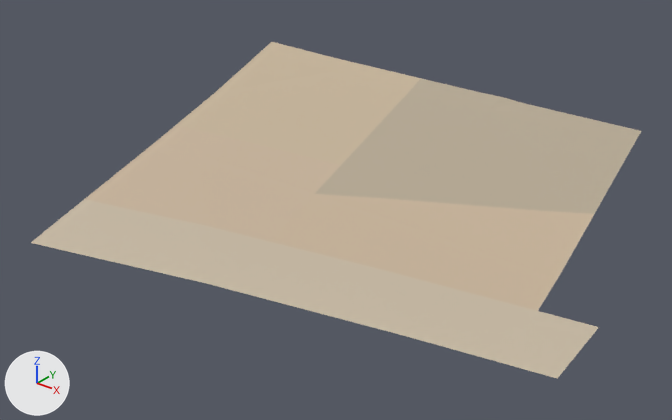
Two versions of the glTF model assets/malta/countryside/farm_2_20_soil.glb, one commit apart.
Before and after are seen from a 50 mm lens placed at (612.0, -312.0, 285.0), pointed at (422.0, -76.0, 139.0). Lighting does not change. The marker at lower left points along +X, +Y and +Z. The older version comes first. Vertices at exactly the same position are counted once.

Objects in the first picture: 'geometry_0'.
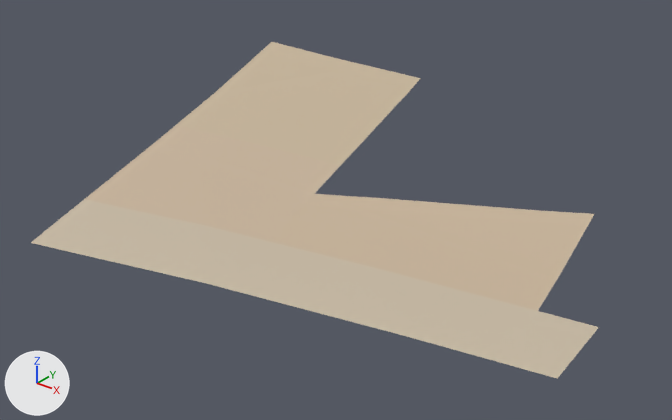
Where the change shows, as pixel boxes [x1, y1, x2, y2] in the pictures (672 x 420 px):
'geometry_0', reshaped (7% narrower)
    before: [31, 42, 641, 379]
    after: [31, 42, 599, 379]
part 1 of me_geometry_0, deleted (beige)
    before: [315, 78, 641, 214]

Edits to the bpy script that builds the scene:
```text
Change me_geometry_0:
    used by ob_geometry_0; location = (0.0, 0.0, 0.0)
    remove me_geometry_0.from_pydata(...)  # 48 vertices, 60 faces; spans x 313.0..531.0, y -152.0..11.0, z 132.0..163.0
    add me_geometry_0.from_pydata(...)  # 42 vertices, 46 faces; spans x 313.0..531.0, y -152.0..11.0, z 132.0..163.0
    me_geometry_0 part 1
    6 vertices are removed from x 430.0..500.0, y 0.0..10.0, z 160.0..162.0
    14 faces are deleted
```
